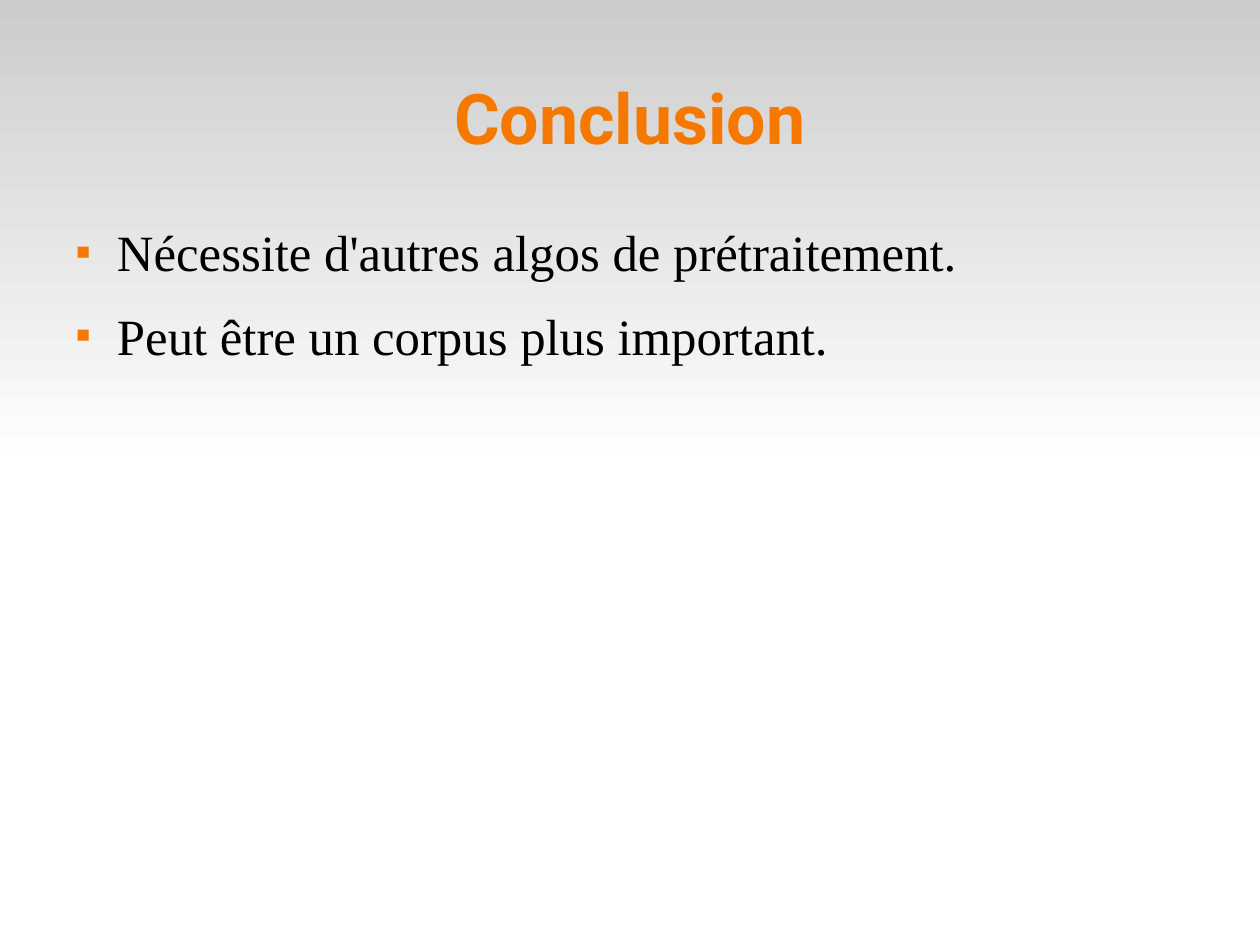
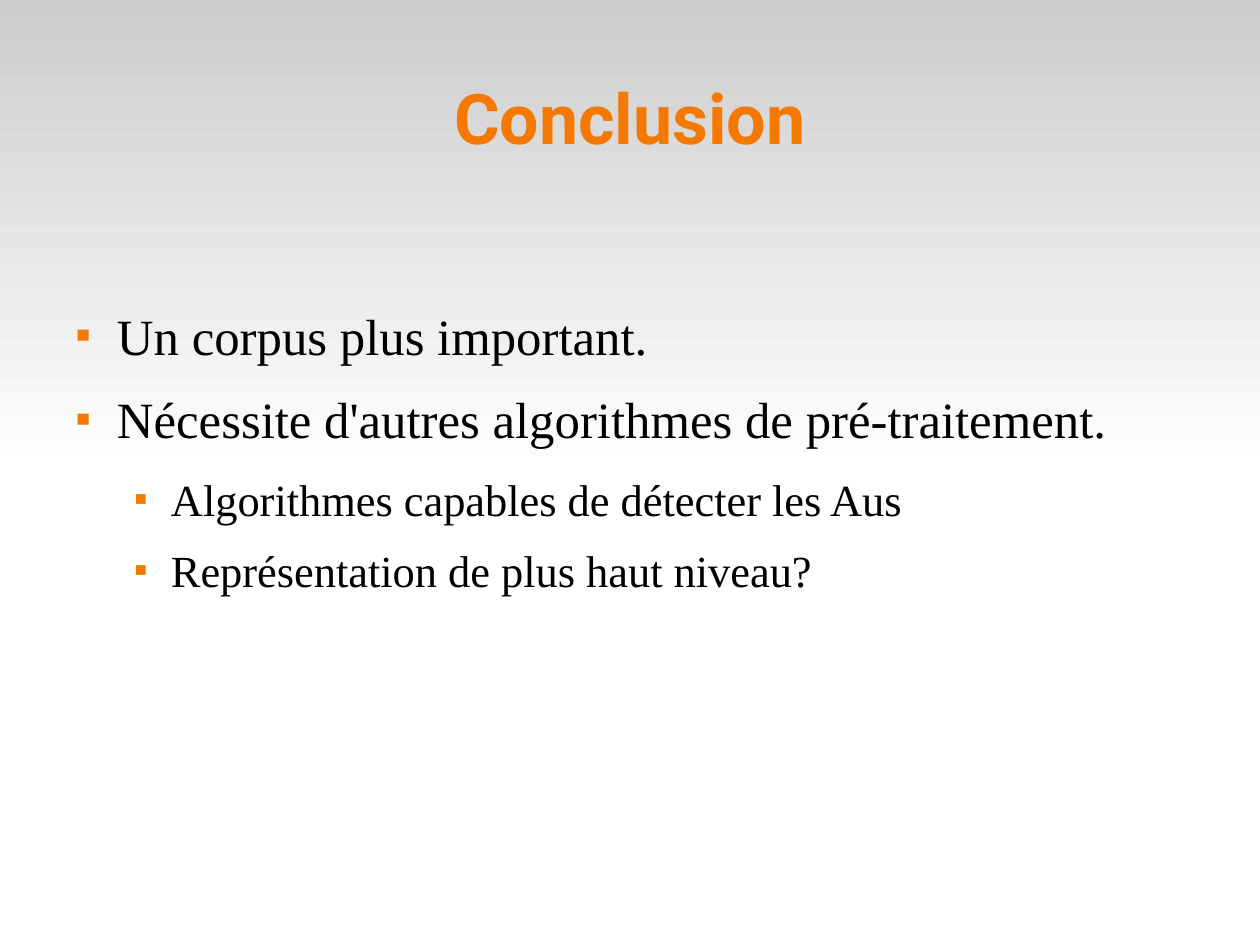
Before and after one commit to sairamnivedita/emotion-detection, a slide deck: slide 16 of doc/pres.odp (slide 13 before the commit). Drawn at 1260x945 pixels with LibreOffice and Linux fonts; fonts in the diff are those of the drawing. Boxes give left, top, right and bottom in pixels: in the first picture for what was removed or moved away, otherwise in the second. Text is boxed around its words. In the diff, an @@ line names an element or a change of style, - is before the commit and + after.

```diff
--- a/doc/pres.odp
+++ b/doc/pres.odp
@@ text at box(117, 319, 1106, 596): text changed @@
-■ Nécessite d'autres algos de prétraitement.
-■ Peut être un corpus plus important.
+■ Un corpus plus important.
+■ Nécessite d'autres algorithmes de pré-traitement.
+  ■ Algorithmes capables de détecter les Aus
+  ■ Représentation de plus haut niveau?
```
Also in this commit, not shown: 7 other slides changed, 6 slides added, 3 slides removed, 1 other file.
